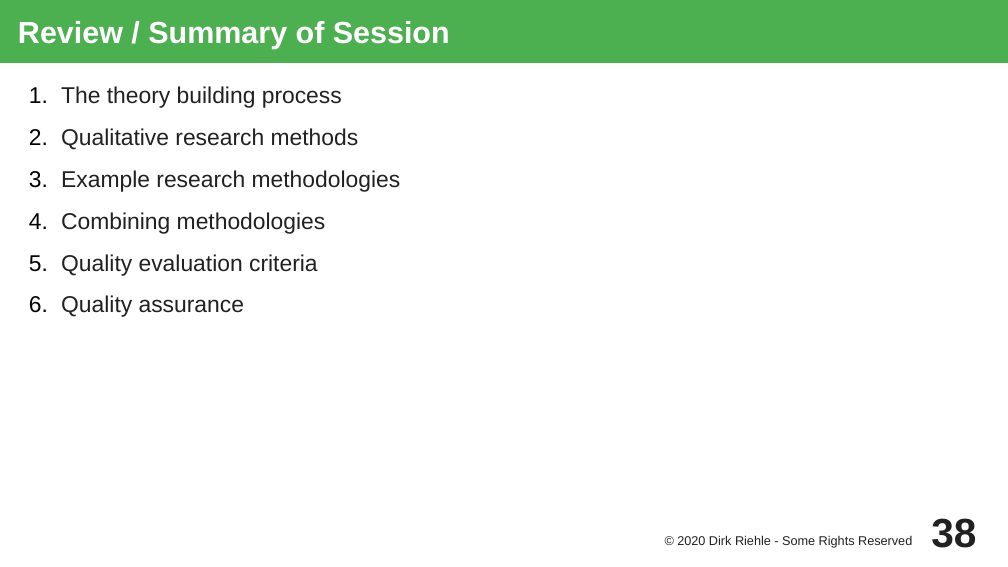
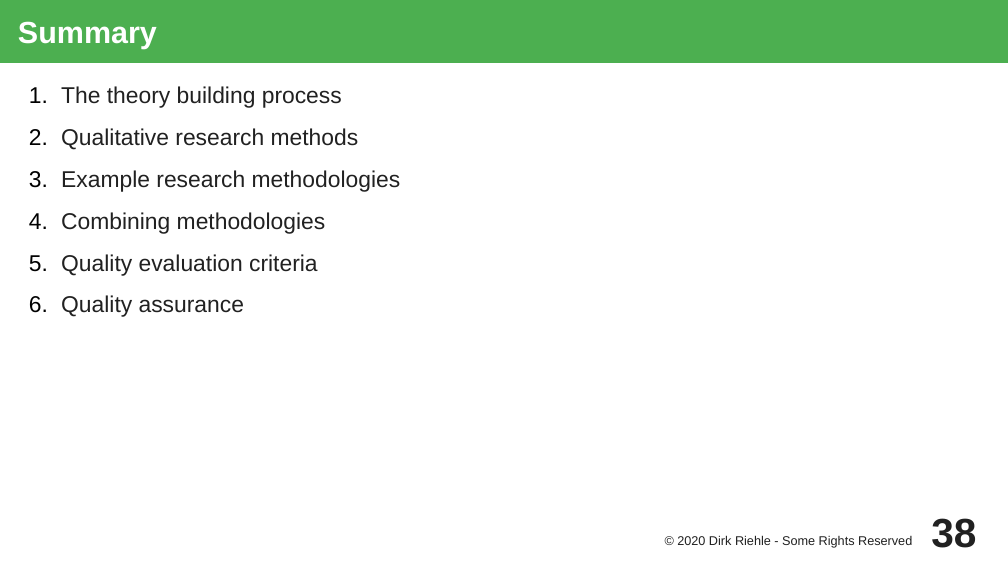
Before and after one commit to dirkriehle/nyt-course, a slide deck: slide 38 of Lecture slides/NYT D01 - Theory Building.odp. Drawn at 1008x567 pixels with LibreOffice and Linux fonts; fonts in the diff are those of the drawing. Boxes give left, top, right and bottom in pixels: in the first picture for what was removed or moved away, otherwise in the second. Text is boxed around its words. In the diff, an @@ line names an element or a change of style, - is before the commit and + after.

```diff
--- a/Lecture slides/NYT D01 - Theory Building.odp
+++ b/Lecture slides/NYT D01 - Theory Building.odp
@@ title at [18,21,157,49]: text changed @@
-Review / Summary of Session
+Summary
```
Also in this commit, not shown: 8 other slides changed, 1 other file.
